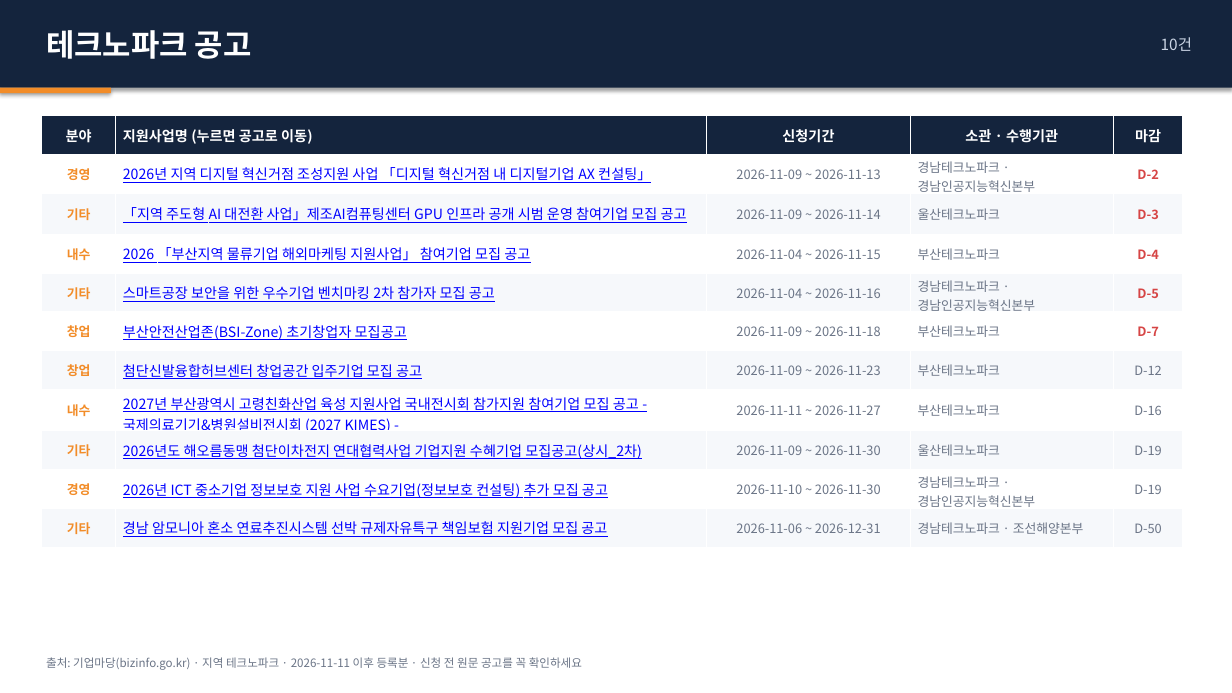
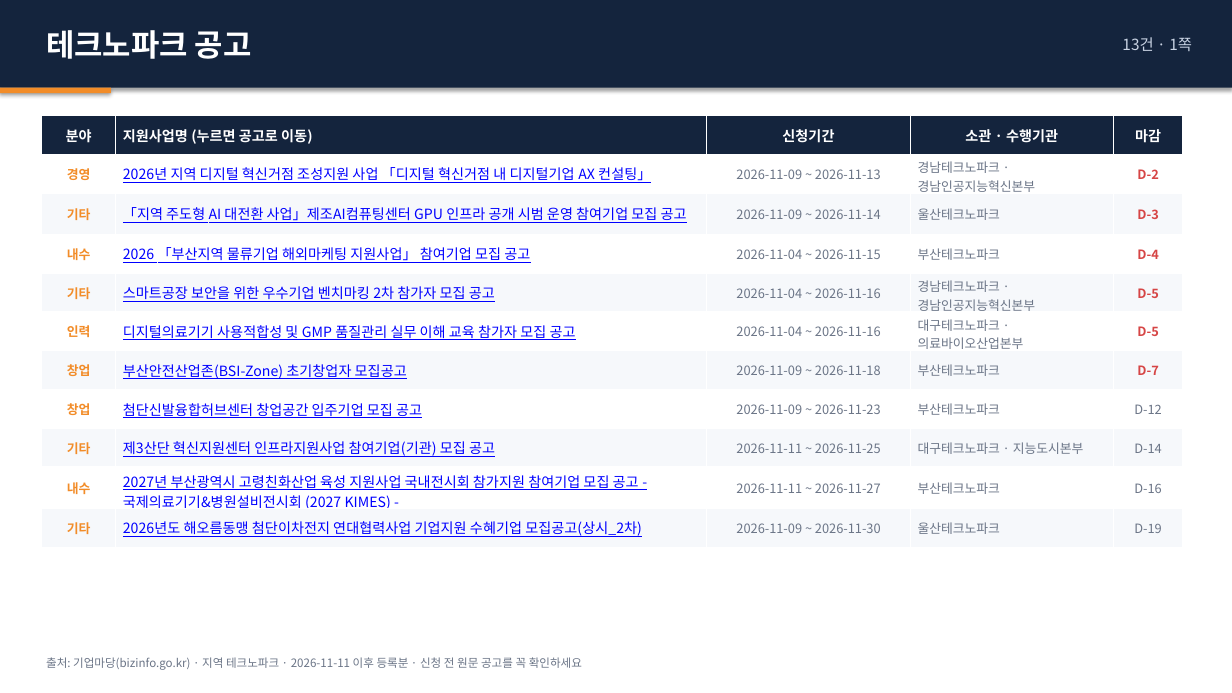
Before and after one commit to juddmank/helprnd.com, a slide deck: slide 8 of site/briefings/2026-11-11_지원사업공고.pptx. Drawn at 1232x693 pixels with LibreOffice and Linux fonts; fonts in the diff are those of the drawing. Boxes give left, top, right and bottom in pixels: in the first picture for what was removed or moved away, otherwise in the second. Text is boxed around its words. In the diff, an @@ line names an element or a change of style, - is before the commit and + after.

```diff
--- a/site/briefings/2026-11-11_지원사업공고.pptx
+++ b/site/briefings/2026-11-11_지원사업공고.pptx
@@ text at [1122,37,1192,51]: text changed @@
-10건
+13건 · 1쪽
@@ table at [42,116,1183,543] @@
+row 6: 인력 | 디지털의료기기 사용적합성 및 GMP 품질관리 실무 이해 교육 참가자 모집 공고 | 2026-11-04 ~ 2026-11-16 | 대구테크노파크 · 의료바이오산업본부 | D-5
+row 9: 기타 | 제3산단 혁신지원센터 인프라지원사업 참여기업(기관) 모집 공고 | 2026-11-11 ~ 2026-11-25 | 대구테크노파크 · 지능도시본부 | D-14
-row 10: 경영 | 2026년 ICT 중소기업 정보보호 지원 사업 수요기업(정보보호 컨설팅) 추가 모집 공고 | 2026-11-10 ~ 2026-11-30 | 경남테크노파크 · 경남인공지능혁신본부 | D-19
-row 11: 기타 | 경남 암모니아 혼소 연료추진시스템 선박 규제자유특구 책임보험 지원기업 모집 공고 | 2026-11-06 ~ 2026-12-31 | 경남테크노파크 · 조선해양본부 | D-50
```
Also in this commit, not shown: 8 other slides changed, 3 slides added, 6 other files.
